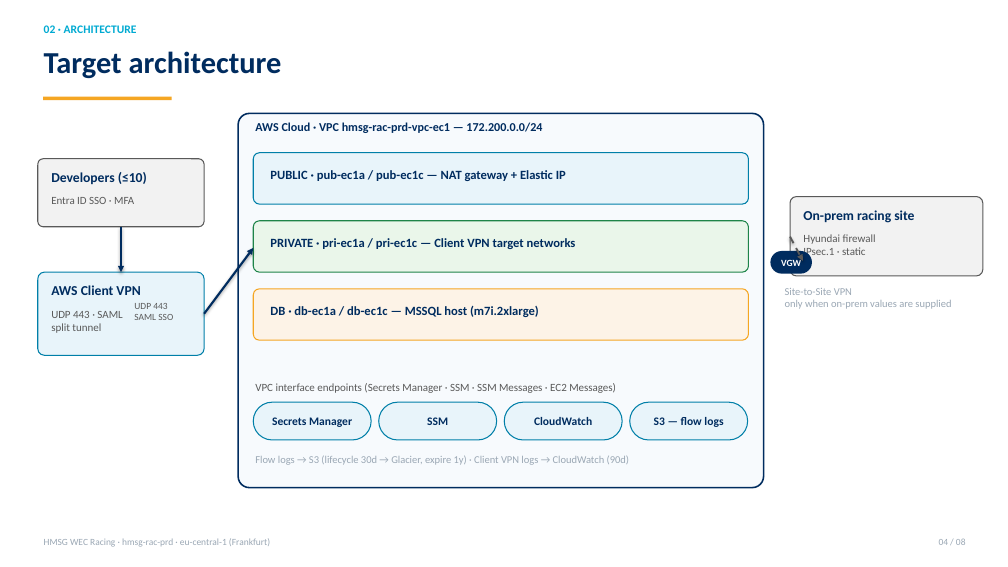
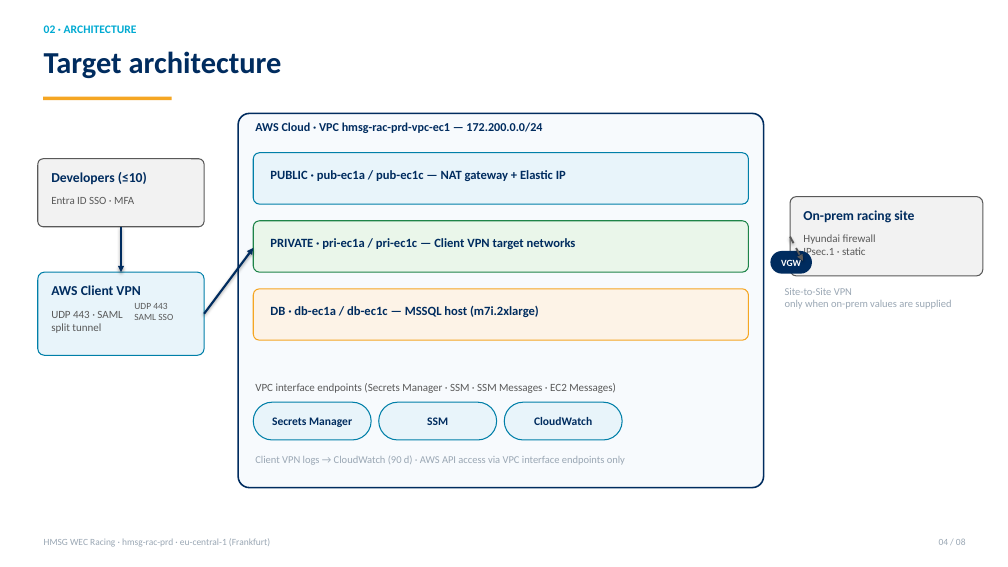
Before and after one commit to megaboi1001/haee, a slide deck: slide 4 of deliverables/AWS-Architecture-Design-Document.pptx. Drawn at 1008x567 pixels with LibreOffice and Linux fonts; fonts in the diff are those of the drawing. Boxes give left, top, right and bottom in pixels: in the first picture for what was removed or moved away, otherwise in the second. Text is boxed around its words. In the diff, an @@ line names an element or a change of style, - is before the commit and + after.

Commit message:
Remove VPC flow logs: drop FlowLogBucket + VpcFlowLog from template and all deliverables
- Template: delete S3 bucket and flow log resources, keep template lint-clean
- README: drop flow-log rows/bullets, cfn-guard findings now 9 (was 14)
- Deliverables: remove flow-log chips/bullets/rows from PPTX, EXCEL, DOCX
- Doc generator regenerated

```diff
--- a/deliverables/AWS-Architecture-Design-Document.pptx
+++ b/deliverables/AWS-Architecture-Design-Document.pptx
@@ rounded rectangle removed at (630,402,748,440) @@
-S3 — flow logs
@@ text at (255,456,625,465): text changed @@
-Flow logs → S3 (lifecycle 30d → Glacier, expire 1y) · Client VPN logs → CloudWatch (90d)
+Client VPN logs → CloudWatch (90 d) · AWS API access via VPC interface endpoints only
```
Also in this commit, not shown: 1 other slide changed, 7 other files.
